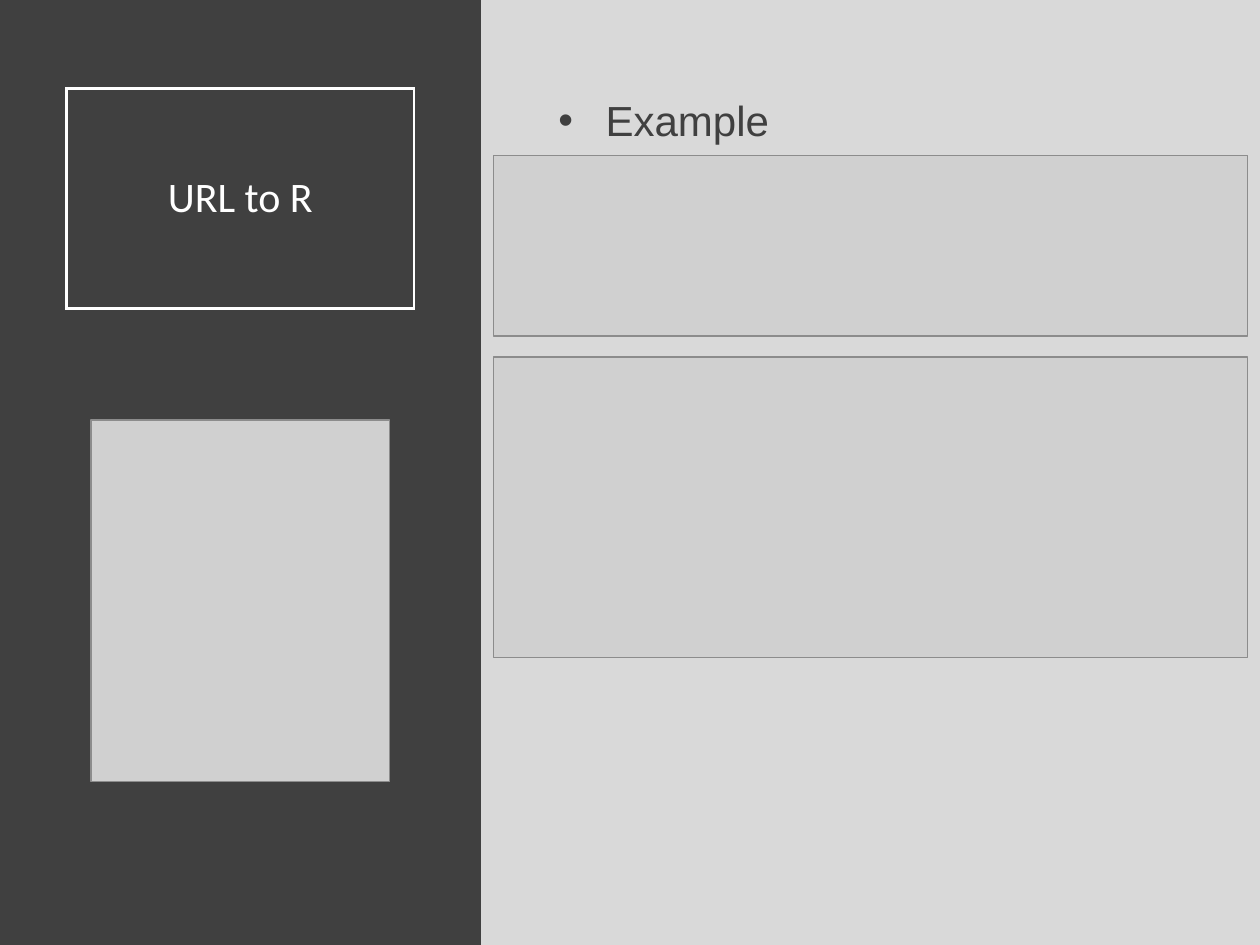
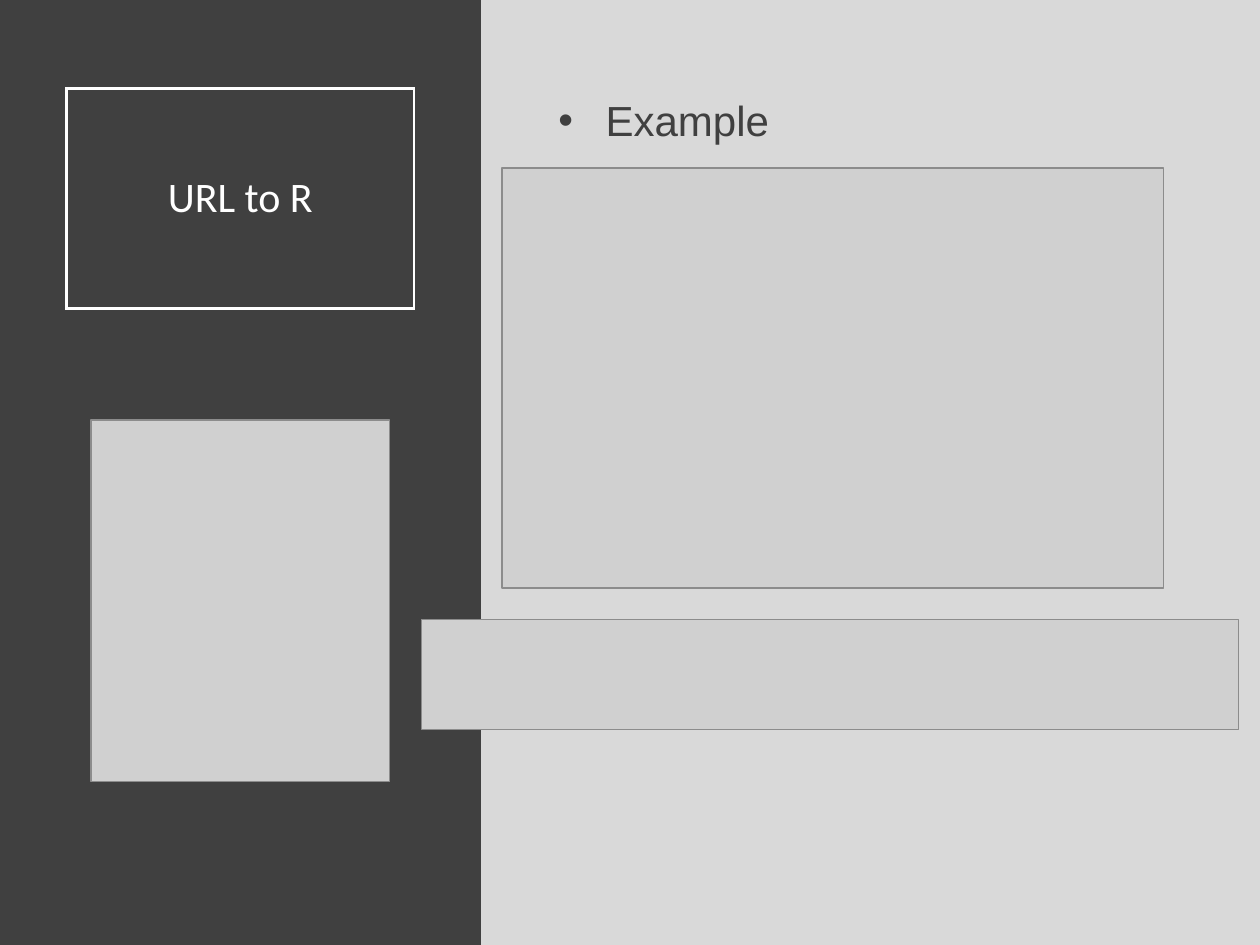
Before and after one commit to SuperMarioGiacomazzo/STOR320_WEBSITE, a slide deck: slide 22 of Lecture/Data Import/Data_Import_Lecture.pptx. Drawn at 1260x945 pixels with LibreOffice and Linux fonts; fonts in the diff are those of the drawing; grey boxes stand for pictures. Boxes give left, top, right and bottom in pixels: in the first picture for what was removed or moved away, otherwise in the second. Text is boxed around its words. In the diff, an @@ line names an element or a change of style, - is before the commit and + after.

```diff
--- a/Lecture/Data Import/Data_Import_Lecture.pptx
+++ b/Lecture/Data Import/Data_Import_Lecture.pptx
@@ picture removed at bbox=[494, 155, 1247, 335] @@
@@ picture added at bbox=[501, 168, 1163, 587] @@
@@ picture removed at bbox=[494, 357, 1247, 656] @@
@@ picture added at bbox=[422, 620, 1239, 730] @@
```
Also in this commit, not shown: 2 other slides changed, 12 other files.
